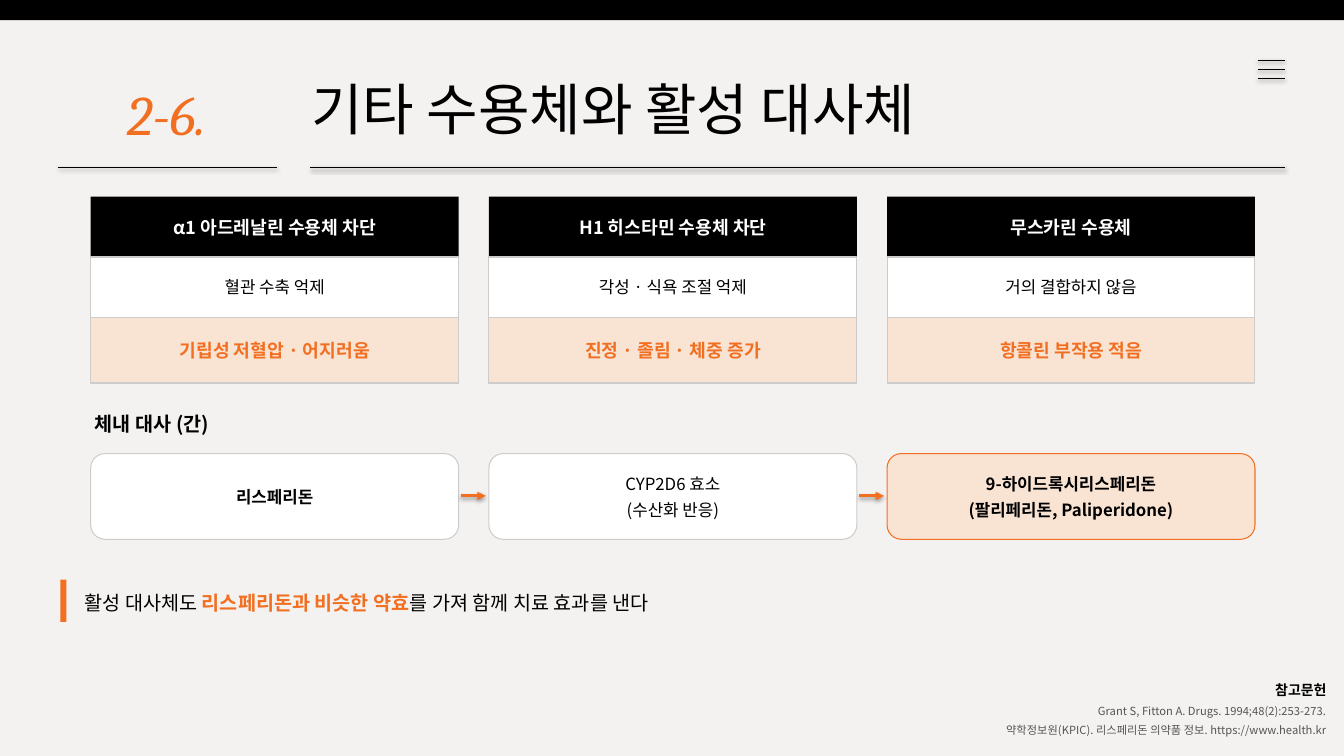
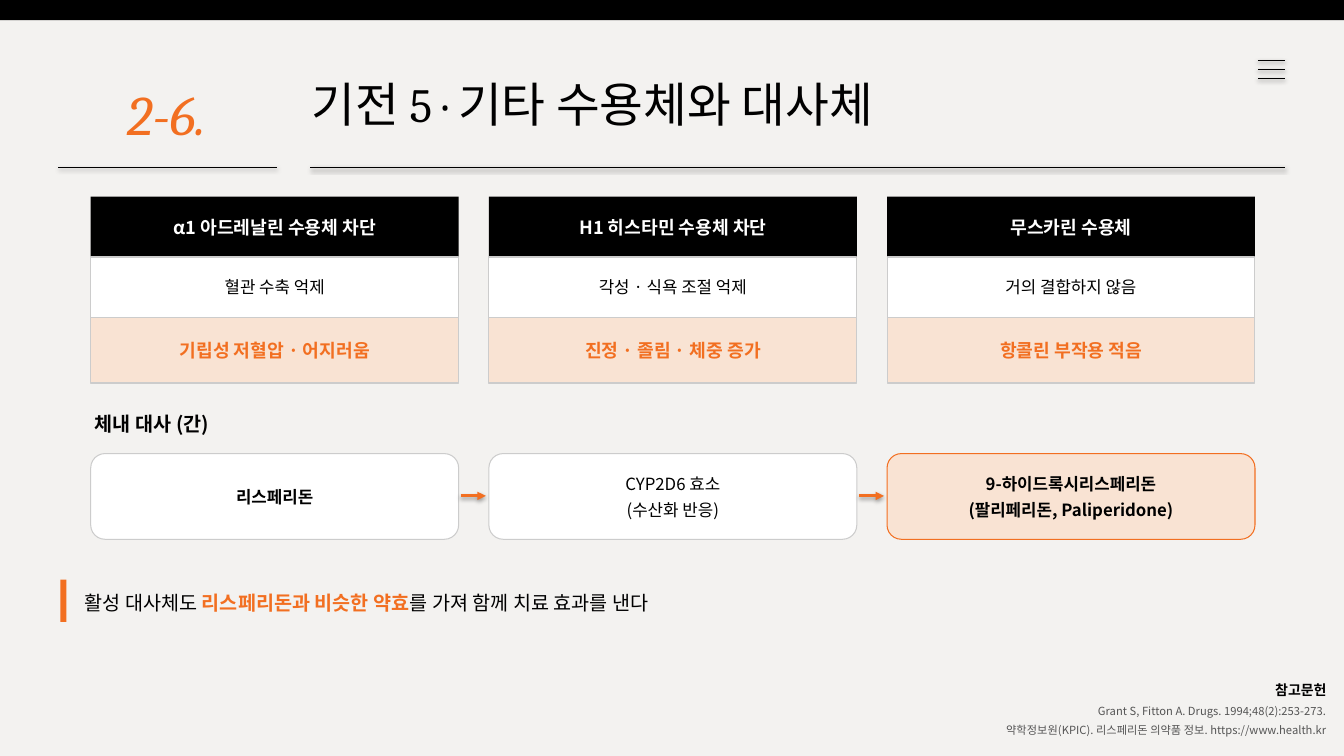
Before and after one commit to wlwl991123-prog/webtoon-app, a slide deck: slide 9 of risperidone.pptx. Drawn at 1344x756 pixels with LibreOffice and Linux fonts; fonts in the diff are those of the drawing. Boxes give left, top, right and bottom in pixels: in the first picture for what was removed or moved away, otherwise in the second. Text is boxed around its words. In the diff, an @@ line names an element or a change of style, - is before the commit and + after.

```diff
--- a/risperidone.pptx
+++ b/risperidone.pptx
@@ text at (x1=311, y1=82, x2=873, y2=126): text changed; size 40 to 34 pt @@
-기타 수용체와 활성 대사체
+기전 5 · 기타 수용체와 대사체
```
Also in this commit, not shown: 4 other slides changed, 1 other file.
